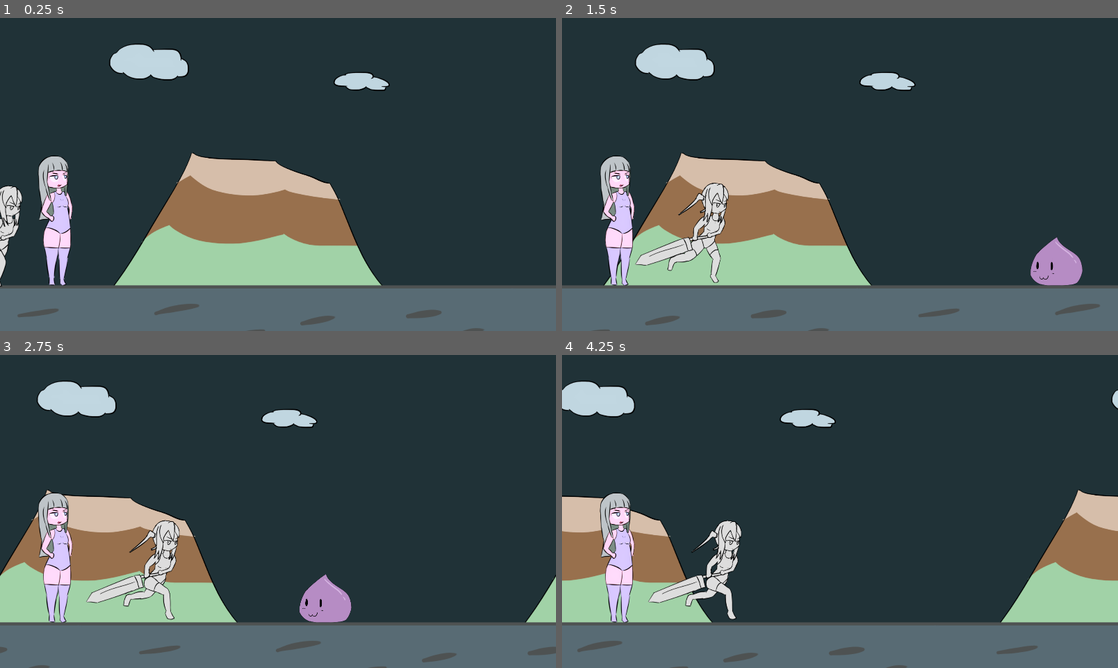
Above: before the commit, frames 1-4 (two rows, left to right).
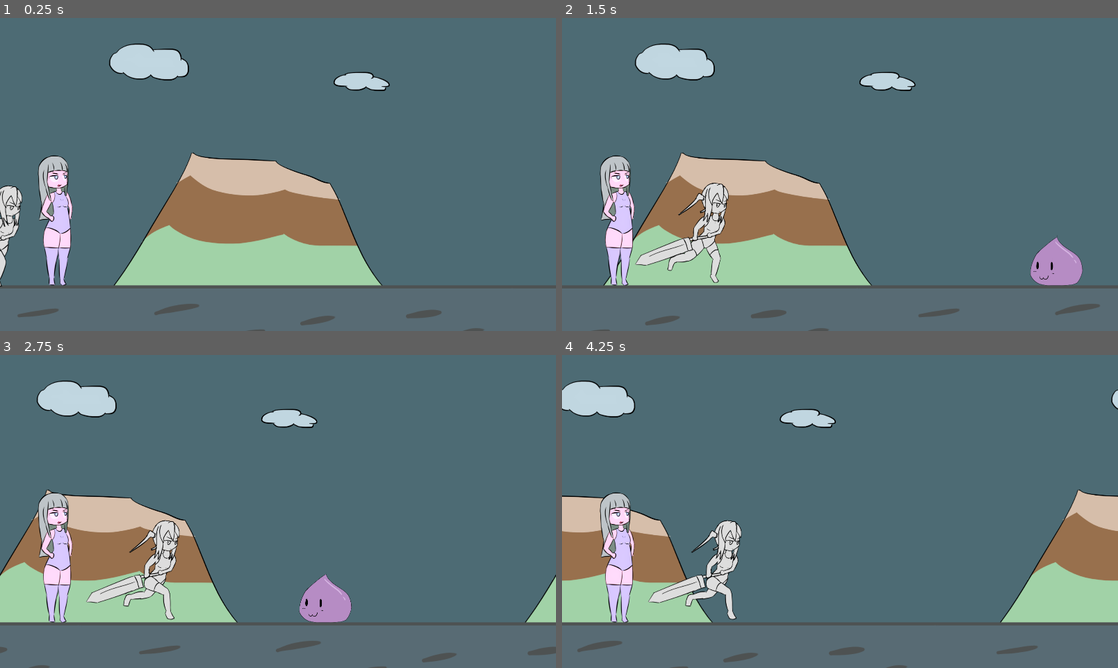
Above: after the commit, the same moments.

Repository: BeatMil/Animurun
Game: Godot game, scene res://Scenes/Forest.tscn
The game is run twice, just before and just after one commit, with the same random seed, the same clock (stepped at 60 frames per second) and the same inputs.
Inputs:
- Up to frame 1 (0.25 s): no input
- Up to frame 2 (1.5 s): tap Enter (ui_accept) at 0.5, 0.77 s
- Up to frame 3 (2.75 s): tap Enter (ui_accept) at 1.52 s
- Up to frame 4 (4.25 s): tap Enter (ui_accept) at 3.02, 3.77 s

The runs differ from the first frame. In frame 1, 67% of the frame differs, in the area x 0-100%, y 0-86%; in frame 2, 67%; in frame 3, 69%; in frame 4, 68%.

Commit message:
Add unofficial splash image

Diff:
--- a/project.godot
+++ b/project.godot
@@ -13,6 +13,7 @@
 config/name="animurun"
 run/main_scene="res://Scenes/Forest.tscn"
 config/features=PackedStringArray("4.0", "Forward Plus")
+boot_splash/image="res://Media/splash/gurara_meteo_splash.png"
 config/icon="res://Media/animu_run_icon.png"
 
 [autoload]
@@ -40,4 +41,4 @@
 
 [rendering]
 
-environment/defaults/default_clear_color=Color(0.133333, 0.2, 0.219608, 1)
+environment/defaults/default_clear_color=Color(0.301961, 0.419608, 0.454902, 1)
Binary file added: Media/splash/gurara_meteo_splash.png
Not shown, added: Media/splash/gurara_meteo_splash.png.import
